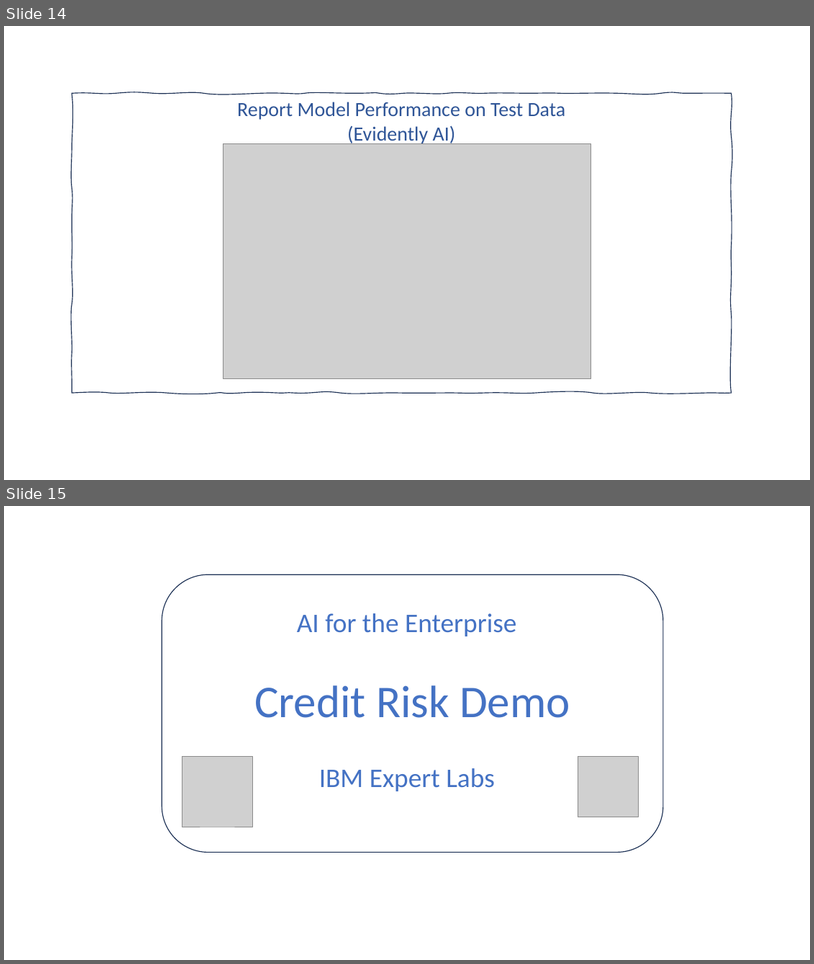
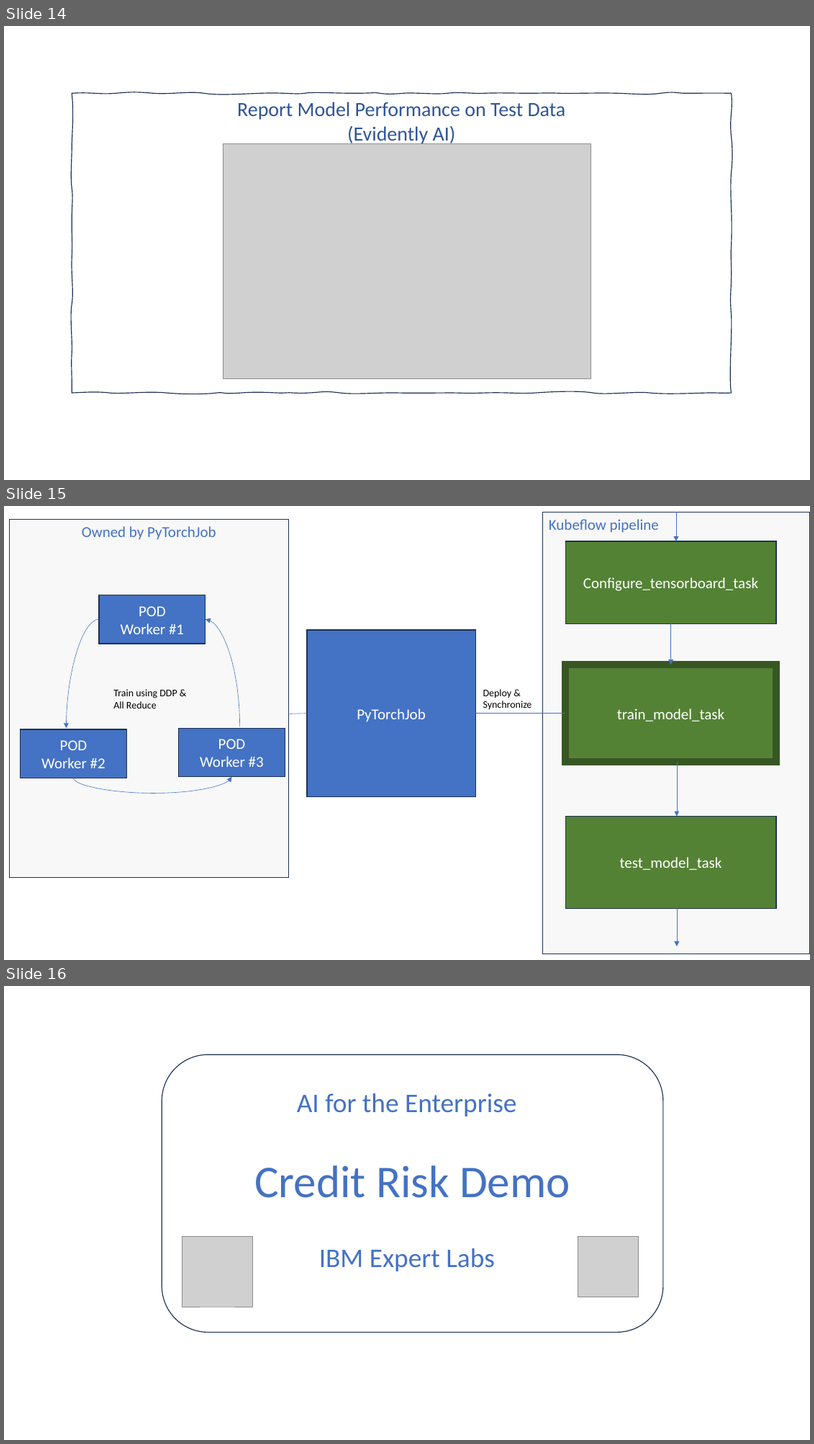
Before and after one commit to ntl-ibm/kubeflow-ppc64le-examples, a slide deck: explain/container_image/application/static/AI.pptx. Shown one above the other, each under a label of ours: slides 14 and 15 before the commit, slides 14, 15 and 16 after it. The pictures are 814x964 and 814x1444 pixels, drawn with LibreOffice and Linux fonts; fonts in the diff are those of the drawing; grey boxes stand for pictures. Boxes give left, top, right and bottom in pixels: in the first picture for what was removed or moved away, otherwise in the second. Text is boxed around its words. In the diff, an @@ line names an element or a change of style, - is before the commit and + after.

```diff
--- a/explain/container_image/application/static/AI.pptx
+++ b/explain/container_image/application/static/AI.pptx
@@ slide 15 added at bbox=[4, 506, 810, 960], background #FFFFFF @@
@@ rectangle added at bbox=[10, 519, 288, 878], fill #D0CECE at 14% opacity, outline #1E3256 1 pt, 18 pt, text #4472C4 @@
+Owned by PyTorchJob
@@ rectangle added at bbox=[543, 512, 810, 954], fill #D0CECE at 14% opacity, outline #1E3256 1 pt, 18 pt, text #4472C4 @@
+Kubeflow pipeline
@@ arrow added from (676, 512) to (676, 541), #4472C4 0.5 pt @@
@@ rectangle added at bbox=[566, 541, 777, 623], fill #548235, outline #1E3256 1 pt, 18 pt, text #FFFFFF @@
+Configure_tensorboard_task
@@ rectangle added at bbox=[99, 595, 206, 644], fill #4472C4, outline #1E3256 1 pt, 18 pt, text #FFFFFF @@
+POD
+Worker #1
@@ curved arrow added from (99, 619) to (67, 728), #4472C4 0.5 pt @@
@@ curved arrow added from (240, 727) to (206, 619), #4472C4 0.5 pt @@
@@ rectangle added at bbox=[307, 630, 476, 797], fill #4472C4, outline #1E3256 1 pt, 18 pt, text #FFFFFF @@
+PyTorchJob
@@ arrow added from (671, 624) to (671, 664), #4472C4 0.5 pt @@
@@ rectangle added at bbox=[566, 664, 777, 762], fill #548235, outline #385723 8.75 pt, 18 pt, text #FFFFFF @@
+train_model_task
@@ text added at bbox=[113, 689, 177, 708], 12 pt, text #000000 @@
+Train using DDP & All Reduce
@@ text added at bbox=[484, 689, 532, 710], 12 pt, text #000000 @@
+Deploy & Synchronize
@@ line added from (307, 713) to (288, 713), #4472C4 0.5 pt @@
@@ line added from (566, 713) to (476, 713), #4472C4 0.5 pt @@
@@ rectangle added at bbox=[21, 729, 127, 777], fill #4472C4, outline #1E3256 1 pt, 18 pt, text #FFFFFF @@
+POD
+Worker #2
@@ rectangle added at bbox=[179, 728, 286, 777], fill #4472C4, outline #1E3256 1 pt, 18 pt, text #FFFFFF @@
+POD
+Worker #3
@@ arrow added from (677, 762) to (677, 816), #4472C4 0.5 pt @@
@@ curved arrow added from (74, 777) to (232, 777), #4472C4 0.5 pt @@
@@ rectangle added at bbox=[566, 816, 777, 908], fill #548235, outline #1E3256 1 pt, 18 pt, text #FFFFFF @@
+test_model_task
@@ arrow added from (677, 908) to (677, 947), #4472C4 0.5 pt @@
@@ what was slide 15 is now slide 16 @@
```
Also in this commit, not shown: 1 slide changed, 3 other files.
